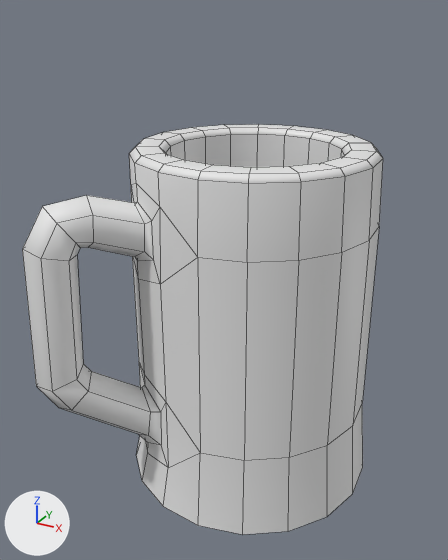
Two versions of the FBX model Assets/Models/Props/SM_BeerGlass.fbx, one commit apart.
One viewpoint serves both versions: a 50 mm lens placed at (0.219, -0.449, 0.4), pointed at (-0.011, -0.032, 0.192). The lights are fixed; the arrows at lower left show +X, +Y and +Z. The first picture is the older version. Mesh edges are drawn as thin lines. Where no turn or scale is listed for an object, it has been applied to the vertices.

The scene before the commit, as lines of its bpy script (objects in view):
```python
me_circle_012 = bpy.data.meshes.new('Circle.012')
me_circle_012.from_pydata(...)  # 204 vertices, 192 faces; spans x -0.121..0.11, y -0.157..0.111, z 0.0..0.3
me_circle_012.materials.append(mat_glass)  # white #e7e7e7
ob_sm_beerglass = bpy.data.objects.new('SM_BeerGlass', me_circle_012)
ob_sm_beerglass.location = (0.0, 0.0, 0.0)
```
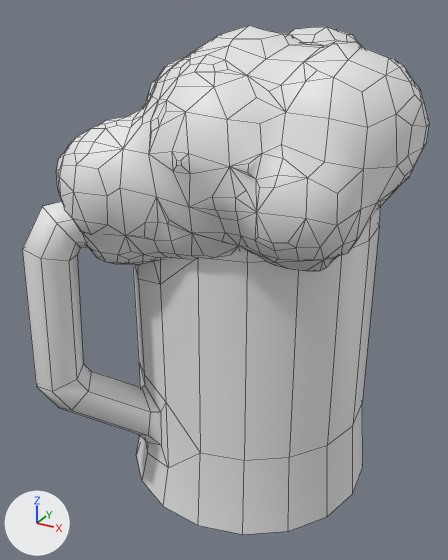
Where the change shows, as pixel boxes [x1, y1, x2, y2] in the pictures (448 x 560 px):
'Cube.012', added
    after: [56, 25, 430, 271]

What the commit changed:
Material 'Foam' (mat_foam) is new.
Its base color is (0.8, 0.8, 0.8) (white #e7e7e7).
Mesh me_cube_005 is new.
It has 850 vertices, 1026 faces and spans x -0.115..0.14, y -0.141..0.118, z -0.094..0.089.
It uses material mat_foam (white #e7e7e7).
Object 'Cube.012' (ob_cube_012) is new; it shows me_cube_005.
Its location is (0.0, 0.0, 0.3).
